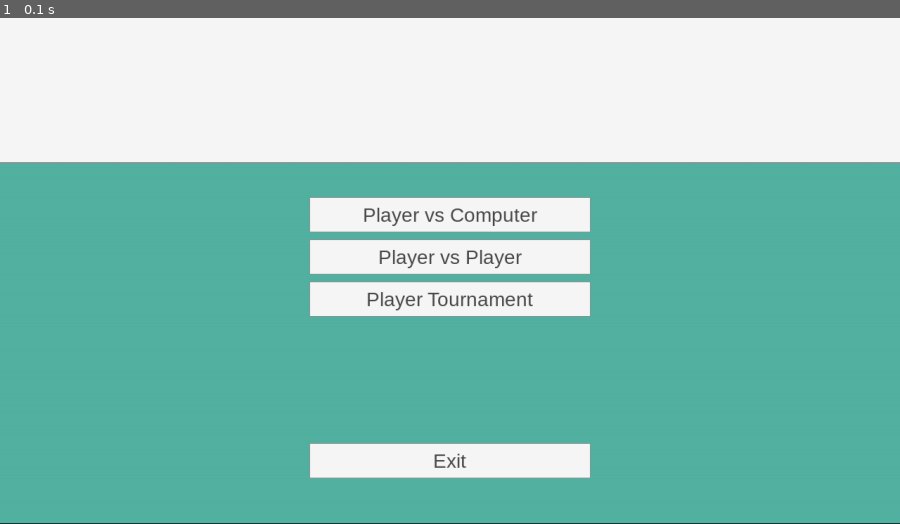
Above: before the commit, frame 1.
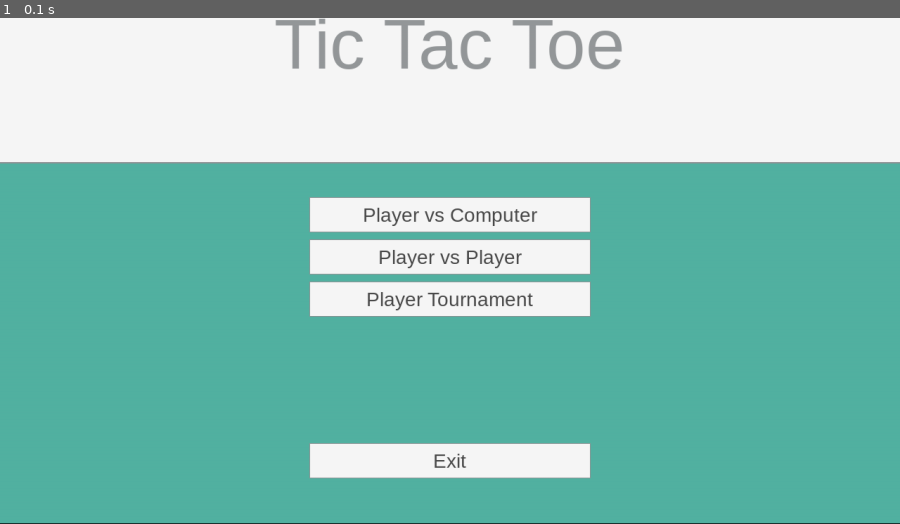
Above: after the commit, the same moment.

Repository: CristofferJakobsson/sepm-team-a
Game: pygame game, started from src/user_interface/user_interface.py
Same seed, same stepped clock (60 frames per second), same inputs: the game is played once before the commit and once after it.
Inputs:
- Up to frame 1 (0.1 s): no input

The runs differ from the first frame. In frame 1, 1.1% of the frame differs, in the area x 30-70%, y 0-11%.

Commit message:
title added.

Diff:
--- a/src/user_interface/button.py
+++ b/src/user_interface/button.py
@@ -18,5 +18,5 @@
 
 		self.area.fill(bgcolor, box)
 
-		test = centeredtext(text, left, top, width, height, self.pygame, textcolor)
+		test = centeredtext(text, left, top, width, height, self.pygame, 28, textcolor)
 		test.draw(self.area, bordercolor)
--- a/src/user_interface/centeredtext.py
+++ b/src/user_interface/centeredtext.py
@@ -1,10 +1,10 @@
 class centeredtext(object):
 
-    def __init__(self, text, x,y,w,h, pygame,color=(0,0,0)):
+    def __init__(self, text, x,y,w,h, pygame, fontsize, color=(0,0,0)):
         self.pygame = pygame
         self.x, self.y, self.w, self.h = x,y,w,h
         self.pygame.font.init()
-        font = self.pygame.font.SysFont("sans", 28)
+        font = self.pygame.font.SysFont("sans", fontsize)
         width, height = font.size(text)
         xoffset = (self.w-width) // 2
         yoffset = (self.h-height) // 2
--- a/src/user_interface/user_interface.py
+++ b/src/user_interface/user_interface.py
@@ -1,5 +1,6 @@
 import datetime, random, pygame, sys, time
 from button import Button
+from centeredtext import centeredtext
 
 
 class GameUI:
@@ -42,6 +43,10 @@
                 )
             )
         )
+
+
+        title = centeredtext("Tic Tac Toe", 0,0, 1280, 75, pygame, 100, self.color_lighttext)
+        title.draw(self.secondaryArea, self.color_menu)
 
         self.border   = pygame.draw.line(
             self.screen,
